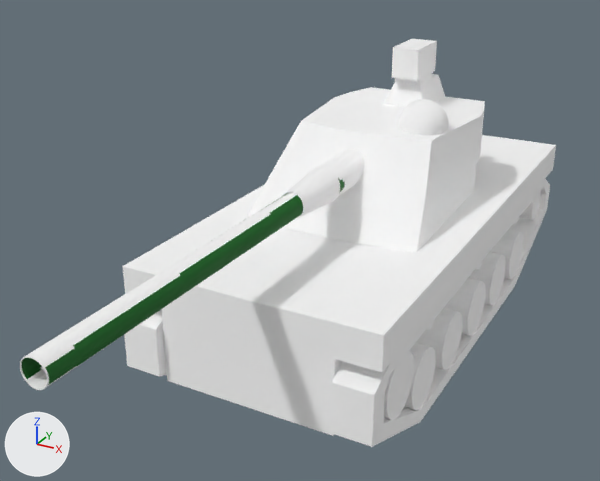
The glTF model SK-105_Kürassier.glb: old version first, new version second.
Both versions are drawn from a 50 mm camera at (1.32, -3.07, 1.84) aimed at (-0.11, -0.47, 0.54). The lights are fixed; the arrows at lower left show +X, +Y and +Z. Where no turn or scale is listed for an object, it has been applied to the vertices.
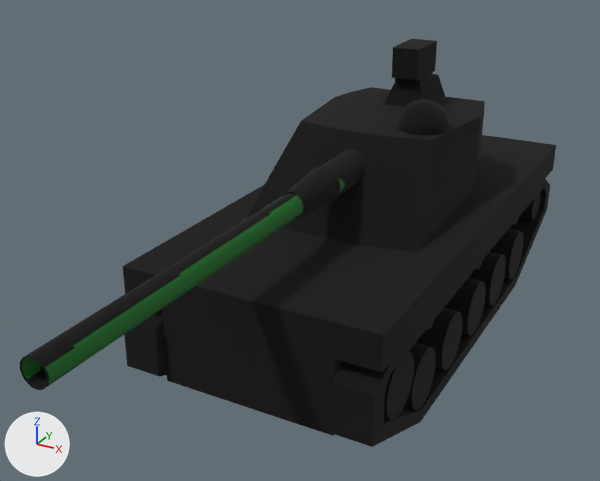
The change in detail:
In material 'outline' (mat_outline), metallic goes from 1.0 to 0.0.
Material 'outline' (mat_outline) changes colour from white #ffffff to black #000000; in linear values from (1.0, 1.0, 1.0) to (0.0, 0.0, 0.0).

Pixel boxes [x1, y1, x2, y2] of what changed, in the pictures (600 x 481 px):
'Cube.001', recoloured, surface changed (white to black): [123, 135, 556, 436] in both
'Cube', recoloured, surface changed (white to black): [248, 39, 485, 252] in both
'Cylinder', recoloured, surface changed (white to black): [20, 149, 364, 390] in both
'Cube.002', recoloured, surface changed (white to black): [124, 179, 550, 447] in both
'Cylinder.001', recoloured, surface changed (white to black): [404, 229, 523, 410] in both
'Sphere', recoloured, surface changed (white to black): [398, 99, 449, 135] in both
'Cylinder.002', recoloured, surface changed (white to black): [384, 351, 414, 420] in both
'Cylinder.003', recoloured, surface changed (white to black): [519, 191, 541, 220] in both
'Cylinder.004', recoloured, surface changed: [426, 217, 519, 330] in both
